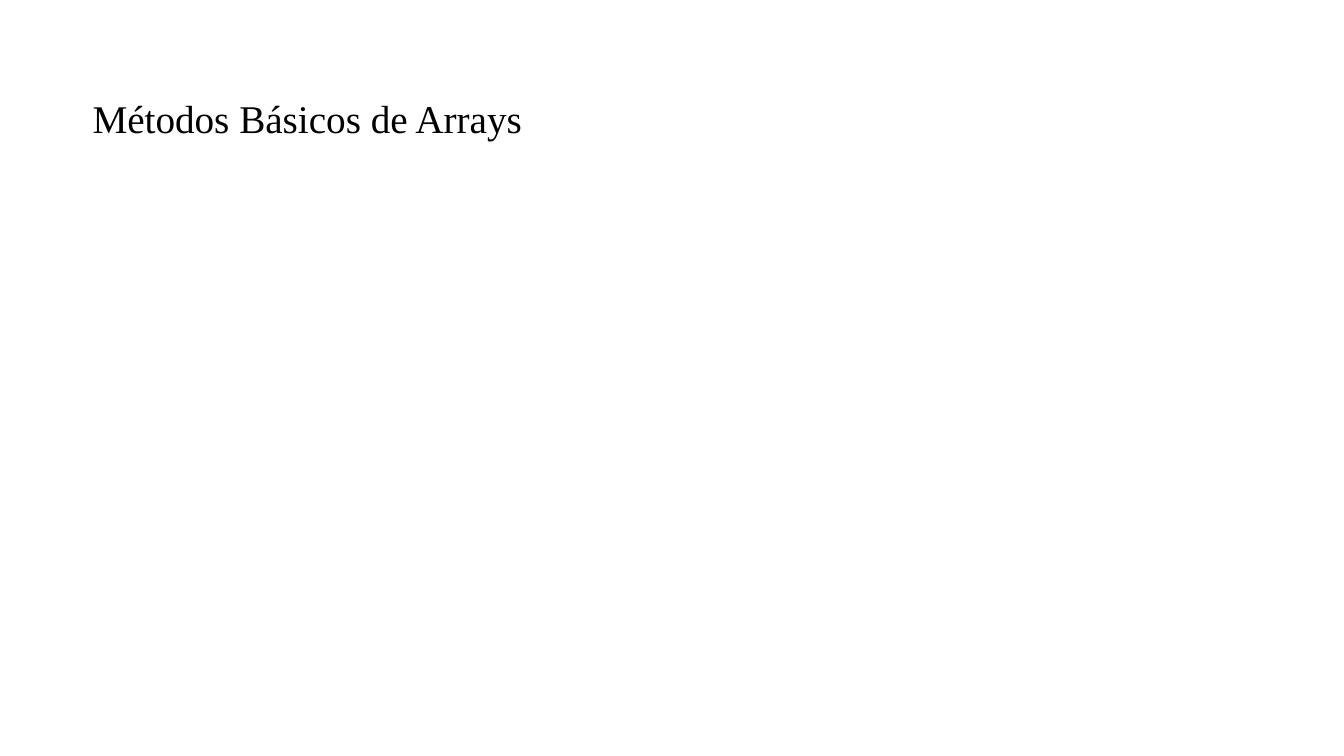
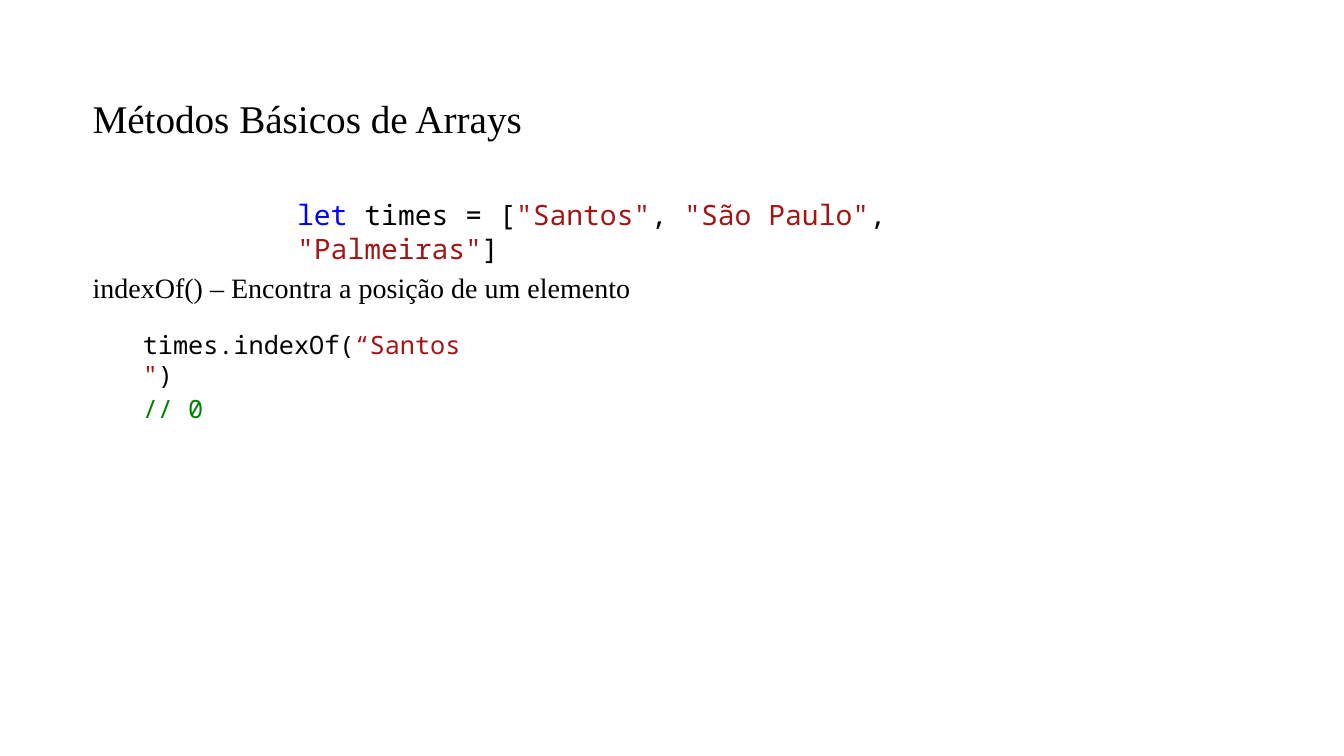
Before and after one commit to PedroMiho/UMC, a slide deck: slide 11 of Lógica e Programação/Módulo 02 - JavaScript/Aula 15 - Arrays e Objetos/Array e Objetos.pptx (slide 9 before the commit). Drawn at 1344x756 pixels with LibreOffice and Linux fonts; fonts in the diff are those of the drawing; background and template pictures are left out. Boxes give left, top, right and bottom in pixels: in the first picture for what was removed or moved away, otherwise in the second. Text is boxed around its words. In the diff, an @@ line names an element or a change of style, - is before the commit and + after.

```diff
--- a/Lógica e Programação/Módulo 02 - JavaScript/Aula 15 - Arrays e Objetos/Array e Objetos.pptx
+++ b/Lógica e Programação/Módulo 02 - JavaScript/Aula 15 - Arrays e Objetos/Array e Objetos.pptx
@@ text added at bbox=[297, 203, 886, 263], 20 pt, text #A31515 @@
+let times = ["Santos", "São Paulo", "Palmeiras"]
@@ text added at bbox=[93, 278, 630, 304], 20 pt, text #000000 @@
+indexOf() – Encontra a posição de um elemento
@@ text added at bbox=[143, 334, 461, 419], 18 pt, text #000000 @@
+  times.indexOf(“Santos")
+  // 0
```
Also in this commit, not shown: 1 other slide changed, 3 slides added, 1 other file.
